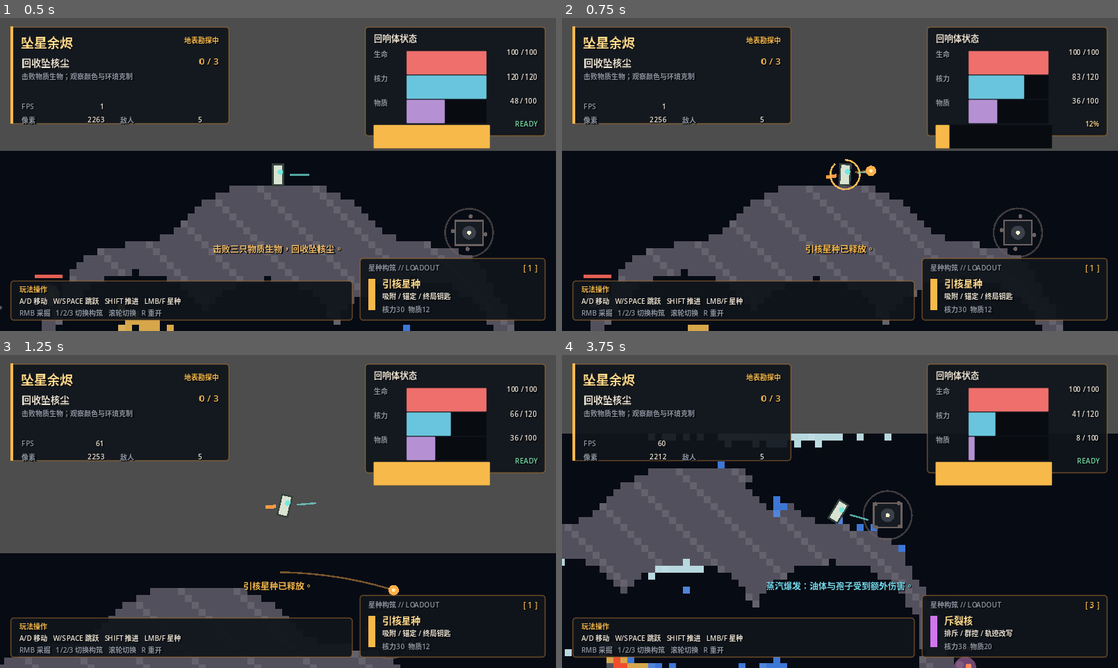
Above: before the commit, frames 1-4 (two rows, left to right).
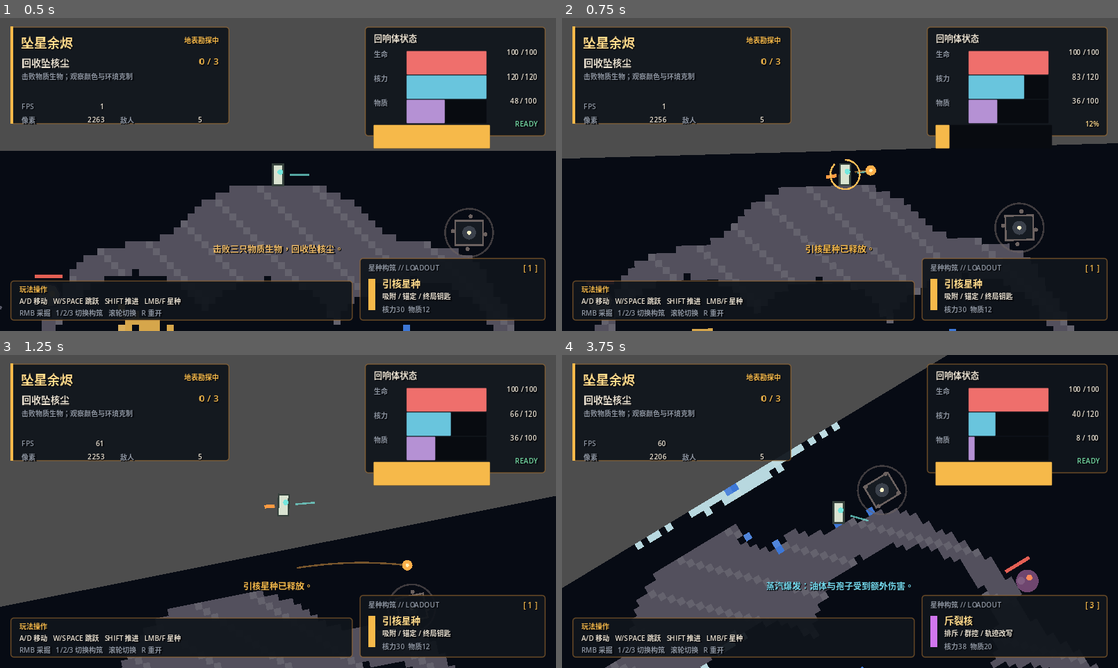
Above: after the commit, the same moments.

Repository: Andrew05213/starfall-embers
Game: Godot game, scene res://scenes/main.tscn
Same seed, same stepped clock (60 frames per second), same inputs: the game is played once before the commit and once after it.
Inputs (mouse positions are in pixels of both pictures, inside the frame that each line leads up to):
- Up to frame 1 (0.5 s): no input
- Up to frame 2 (0.75 s): tap Enter at 0.5 s; move the mouse to (962, 158) at 0.52 s; hold D (move_right) from 0.53 s (still down); hold Shift from 0.53 s (still down); click (962, 158) at 0.67 s
- Up to frame 3 (1.25 s): keep holding D (move_right); keep holding Shift; tap Space (jump) at 0.77 s
- Up to frame 4 (3.75 s): move the mouse to (728, 527) at 1.27 s; release D (move_right) at 1.28 s; release Shift at 1.28 s; hold A (move_left) 1.28-2.03 s; tap F at 1.35 s; tap Space (jump) at 1.52, 3.02 s; move the mouse to (895, 442) at 2.02 s; hold D (move_right) 2.03-3.53 s; tap 1 at 2.1 s; move the mouse to (812, 574) at 2.77 s; tap 2 at 2.85 s; click (812, 574) at 2.92 s; move the mouse to (1006, 558) at 3.52 s; hold A (move_left) from 3.53 s (still down); tap 3 at 3.6 s

Frame 1 is identical in both runs. In frame 2, 3.1% of the frame differs, in the area x 0-100%, y 40-100%; in frame 3, 12%; in frame 4, 23%, in the area x 0-100%, y 0-100%.

Commit message:
Apply camera rotation to viewport

Diff:
--- a/game/scenes/main.tscn
+++ b/game/scenes/main.tscn
@@ -21,6 +21,7 @@
 [node name="GravityCamera" type="Camera2D" parent="."]
 position = Vector2(320, 10)
 zoom = Vector2(2, 2)
+ignore_rotation = false
 enabled = true
 script = ExtResource("5_camera")
 target_path = NodePath("../Player")
--- a/game/tests/camera_smoke.gd
+++ b/game/tests/camera_smoke.gd
@@ -29,6 +29,9 @@
 	if not camera.enabled:
 		_fail("GravityCamera is not enabled")
 		return
+	if camera.ignore_rotation:
+		_fail("GravityCamera ignores rotation, so local up cannot remain screen-up")
+		return
 	if minf(camera.zoom.x, camera.zoom.y) < 1.5:
 		_fail("camera zoom does not present the asteroid as a local surface: %s" % camera.zoom)
 		return
@@ -47,6 +50,9 @@
 	if not _camera_matches_player_up(camera, player):
 		_fail("camera does not align the top-spawn gravity direction")
 		return
+	if not _viewport_maps_local_up_to_screen_up(demo, player):
+		_fail("viewport transform does not apply camera rotation at the top spawn")
+		return
 
 	player.reset_player(RIGHT_SPAWN)
 	for _frame in range(SETTLE_FRAMES):
@@ -64,6 +70,9 @@
 			% [camera.rotation, player.get_up_direction()]
 		)
 		return
+	if not _viewport_maps_local_up_to_screen_up(demo, player):
+		_fail("viewport transform does not map right-side local up to screen up")
+		return
 
 	print(
 		"camera smoke: PASS zoom=",
@@ -80,6 +89,12 @@
 	return absf(wrapf(camera.rotation - expected, -PI, PI)) <= ANGLE_TOLERANCE
 
 
+func _viewport_maps_local_up_to_screen_up(demo: Node, player: Node2D) -> bool:
+	var canvas_transform := demo.get_viewport().get_canvas_transform()
+	var screen_up := canvas_transform.basis_xform(player.get_up_direction()).normalized()
+	return screen_up.dot(Vector2.UP) >= cos(ANGLE_TOLERANCE)
+
+
 func _fail(message: String) -> void:
 	push_error("camera smoke: FAIL: " + message)
 	quit(1)
